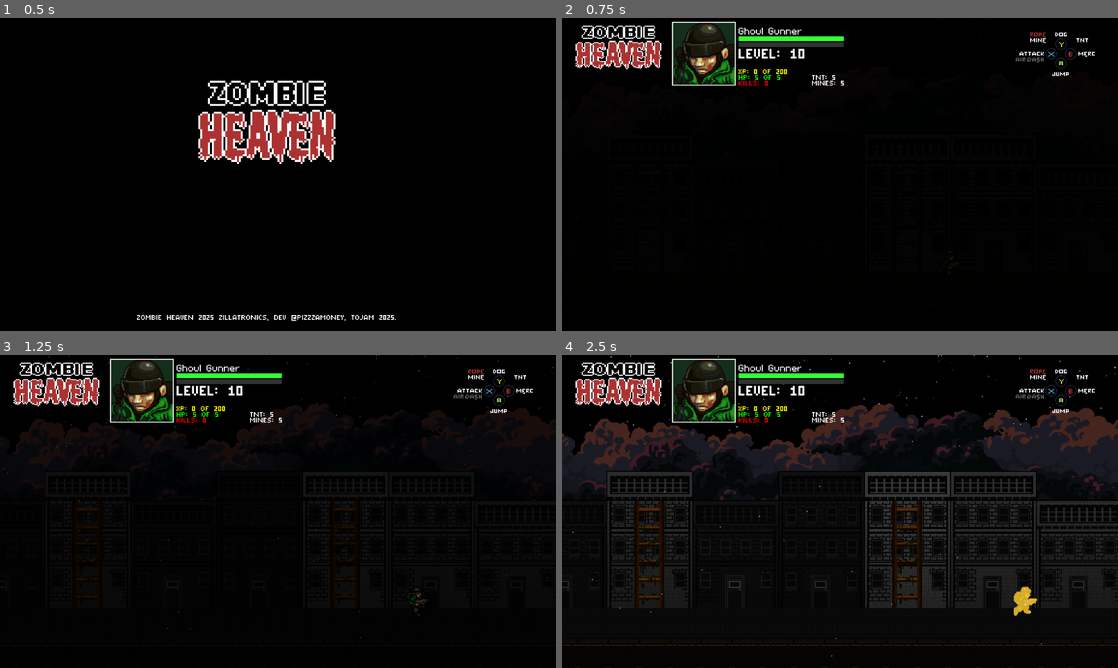
Above: before the commit, frames 1-4 (two rows, left to right).
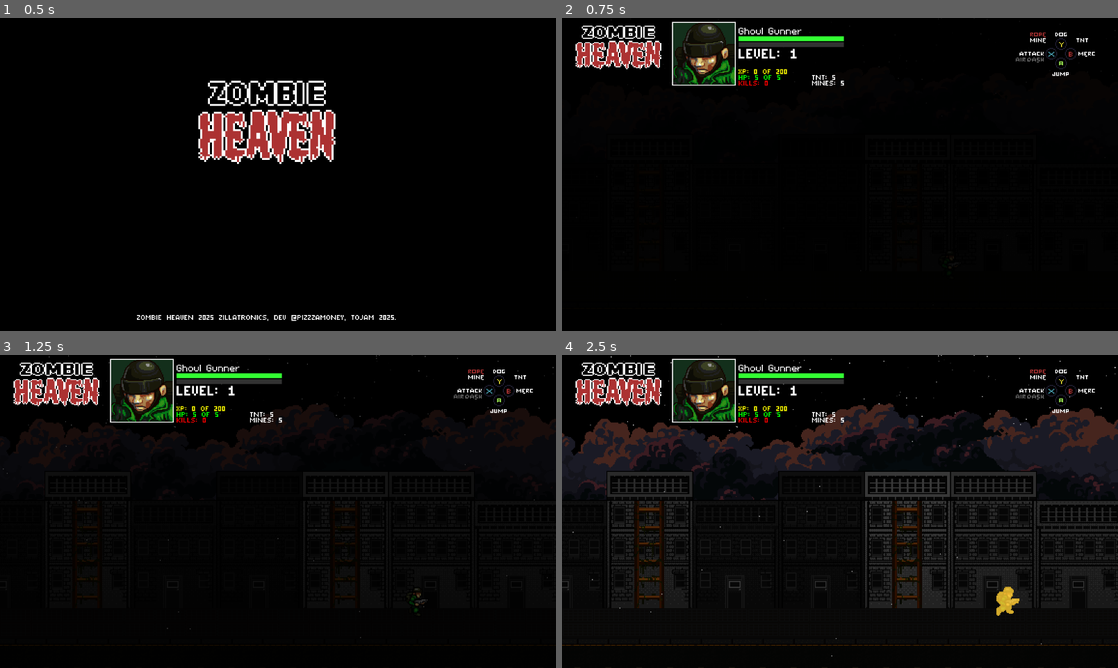
Above: after the commit, the same moments.

Repository: Tekknobot/ZombieSlug
Game: Godot game, scene res://Scenes/Titlescreen.tscn
Same seed, same stepped clock (60 frames per second), same inputs: the game is played once before the commit and once after it.
Inputs:
- Up to frame 1 (0.5 s): no input
- Up to frame 2 (0.75 s): tap Enter (ui_accept) at 0.5 s; hold Right (ui_right) from 0.53 s (still down)
- Up to frame 3 (1.25 s): keep holding Right (ui_right); tap Enter (ui_accept) at 0.77 s
- Up to frame 4 (2.5 s): release Right (ui_right) at 1.28 s; hold Down (ui_down) 1.28-2.03 s; tap Enter (ui_accept) at 1.52 s; hold Right (ui_right) from 2.03 s (still down)

Frame 1 is identical in both runs. In frame 2, less than 0.1% of the frame differs, in the area x 42-44%, y 9-14%; in frame 3, less than 0.1%; in frame 4, 0.5%, in the area x 42-86%, y 9-84%.

Commit message:
Allow latchable pickups with rope.

Diff:
--- a/Scenes/Sprites/BulletPickup.tscn
+++ b/Scenes/Sprites/BulletPickup.tscn
@@ -7,7 +7,7 @@
 [sub_resource type="RectangleShape2D" id="RectangleShape2D_p0eij"]
 size = Vector2(14, 14)
 
-[node name="Node2D" type="Area2D"]
+[node name="Aread2D" type="Area2D" groups=["Pickup"]]
 script = ExtResource("1_e7etn")
 
 [node name="Sprite2D" type="Sprite2D" parent="."]
--- a/Scenes/Sprites/FirestormPickup.tscn
+++ b/Scenes/Sprites/FirestormPickup.tscn
@@ -7,7 +7,7 @@
 [sub_resource type="RectangleShape2D" id="RectangleShape2D_p0eij"]
 size = Vector2(14, 14)
 
-[node name="Node2D" type="Area2D"]
+[node name="Aread2D" type="Area2D" groups=["Pickup"]]
 script = ExtResource("1_hehx5")
 duration = 2.0
 damage = 3
--- a/Scenes/Sprites/FreezePickup.tscn
+++ b/Scenes/Sprites/FreezePickup.tscn
@@ -7,7 +7,7 @@
 [sub_resource type="RectangleShape2D" id="RectangleShape2D_p0eij"]
 size = Vector2(14, 14)
 
-[node name="Node2D" type="Area2D"]
+[node name="Aread2D" type="Area2D" groups=["Pickup"]]
 script = ExtResource("1_vrn3s")
 
 [node name="Sprite2D" type="Sprite2D" parent="."]
--- a/Scenes/Sprites/HealthPickup.tscn
+++ b/Scenes/Sprites/HealthPickup.tscn
@@ -7,7 +7,7 @@
 [sub_resource type="RectangleShape2D" id="RectangleShape2D_p0eij"]
 size = Vector2(14, 14)
 
-[node name="Node2D" type="Area2D"]
+[node name="Aread2D" type="Area2D" groups=["Pickup"]]
 script = ExtResource("1_xvnfo")
 
 [node name="Sprite2D" type="Sprite2D" parent="."]
--- a/Scenes/Sprites/LightningPickup.tscn
+++ b/Scenes/Sprites/LightningPickup.tscn
@@ -7,7 +7,7 @@
 [sub_resource type="RectangleShape2D" id="RectangleShape2D_p0eij"]
 size = Vector2(14, 14)
 
-[node name="Node2D" type="Area2D"]
+[node name="Aread2D" type="Area2D" groups=["Pickup"]]
 script = ExtResource("1_wek61")
 
 [node name="Sprite2D" type="Sprite2D" parent="."]
--- a/Scenes/Sprites/MinePickup.tscn
+++ b/Scenes/Sprites/MinePickup.tscn
@@ -7,7 +7,7 @@
 [sub_resource type="RectangleShape2D" id="RectangleShape2D_p0eij"]
 size = Vector2(14, 14)
 
-[node name="Node2D" type="Area2D"]
+[node name="Aread2D" type="Area2D" groups=["Pickup"]]
 script = ExtResource("1_qght4")
 
 [node name="Sprite2D" type="Sprite2D" parent="."]
--- a/Scenes/Sprites/OrbitalPickup.tscn
+++ b/Scenes/Sprites/OrbitalPickup.tscn
@@ -7,7 +7,7 @@
 [sub_resource type="RectangleShape2D" id="RectangleShape2D_p0eij"]
 size = Vector2(14, 14)
 
-[node name="Node2D" type="Area2D"]
+[node name="Node2D" type="Area2D" groups=["Pickup"]]
 script = ExtResource("1_grptj")
 sfx_stream = ExtResource("3_73w8p")
 
--- a/Scenes/Sprites/SporePickup.tscn
+++ b/Scenes/Sprites/SporePickup.tscn
@@ -7,7 +7,7 @@
 [sub_resource type="RectangleShape2D" id="RectangleShape2D_p0eij"]
 size = Vector2(14, 14)
 
-[node name="Node2D" type="Area2D"]
+[node name="Aread2D" type="Area2D" groups=["Pickup"]]
 script = ExtResource("1_gu7h4")
 
 [node name="Sprite2D" type="Sprite2D" parent="."]
--- a/Scenes/Sprites/StarPickup.tscn
+++ b/Scenes/Sprites/StarPickup.tscn
@@ -7,7 +7,7 @@
 [sub_resource type="RectangleShape2D" id="RectangleShape2D_p0eij"]
 size = Vector2(14, 14)
 
-[node name="Node2D" type="Area2D"]
+[node name="Aread2D" type="Area2D" groups=["Pickup"]]
 script = ExtResource("1_i26b6")
 
 [node name="Sprite2D" type="Sprite2D" parent="."]
--- a/Scenes/Sprites/TNTPickup.tscn
+++ b/Scenes/Sprites/TNTPickup.tscn
@@ -7,7 +7,7 @@
 [sub_resource type="RectangleShape2D" id="RectangleShape2D_p0eij"]
 size = Vector2(14, 14)
 
-[node name="Node2D" type="Area2D"]
+[node name="Aread2D" type="Area2D" groups=["Pickup"]]
 script = ExtResource("1_jao1i")
 
 [node name="Sprite2D" type="Sprite2D" parent="."]
--- a/Scenes/Sprites/TNT_YellowPickup.tscn
+++ b/Scenes/Sprites/TNT_YellowPickup.tscn
@@ -7,14 +7,16 @@
 [sub_resource type="RectangleShape2D" id="RectangleShape2D_p0eij"]
 size = Vector2(14, 14)
 
-[node name="Area2D" type="Area2D"]
+[node name="Node2D" type="Node2D" groups=["Pickup"]]
 script = ExtResource("1_i5bro")
 homing_duration = 20.0
 
 [node name="Sprite2D" type="Sprite2D" parent="."]
 texture = ExtResource("2_gxsvy")
 
-[node name="CollisionShape2D" type="CollisionShape2D" parent="."]
+[node name="Area2D" type="Area2D" parent="."]
+
+[node name="CollisionShape2D" type="CollisionShape2D" parent="Area2D"]
 shape = SubResource("RectangleShape2D_p0eij")
 
 [node name="CollectSfx" type="AudioStreamPlayer2D" parent="."]
--- a/Scenes/Sprites/TimeWarpPickup.tscn
+++ b/Scenes/Sprites/TimeWarpPickup.tscn
@@ -8,7 +8,7 @@
 [sub_resource type="RectangleShape2D" id="RectangleShape2D_p0eij"]
 size = Vector2(14, 14)
 
-[node name="Node2D" type="Area2D"]
+[node name="Aread2D" type="Area2D" groups=["Pickup"]]
 script = ExtResource("1_2txm6")
 duration = 3.0
 slow_factor = 0.5
--- /dev/null
+++ b/Scenes/Sprites/warpzone.tscn
@@ -0,0 +1,31 @@
+[gd_scene load_steps=5 format=3 uid="uid://biwlu3gtn6p3v"]
+
+[sub_resource type="Gradient" id="Gradient_ogmgu"]
+offsets = PackedFloat32Array(0, 0.326409, 0.658754, 1)
+colors = PackedColorArray(0.168627, 0.168627, 0.188235, 1, 0.498039, 0.501961, 0.501961, 1, 0.709804, 0.705882, 0.717647, 1, 1, 1, 1, 0)
+
+[sub_resource type="GradientTexture1D" id="GradientTexture1D_oa1as"]
+gradient = SubResource("Gradient_ogmgu")
+
+[sub_resource type="ParticleProcessMaterial" id="ParticleProcessMaterial_3gwti"]
+lifetime_randomness = 0.3
+particle_flag_disable_z = true
+emission_shape = 3
+emission_box_extents = Vector3(2, 2, 1)
+gravity = Vector3(0, 0, 0)
+radial_accel_min = -61.7
+radial_accel_max = 97.88
+color_ramp = SubResource("GradientTexture1D_oa1as")
+
+[sub_resource type="CircleShape2D" id="CircleShape2D_uaofg"]
+radius = 3.16228
+
+[node name="Warpzone" type="Area2D"]
+
+[node name="GPUParticles2D" type="GPUParticles2D" parent="."]
+emitting = false
+amount = 200
+process_material = SubResource("ParticleProcessMaterial_3gwti")
+
+[node name="CollisionShape2D" type="CollisionShape2D" parent="."]
+shape = SubResource("CircleShape2D_uaofg")
--- /dev/null
+++ b/Scripts/flameball.gd
@@ -0,0 +1,32 @@
+# FlameBall.gd
+extends Area2D
+
+@export var speed: float    = 300.0
+@export var damage: float   = 5.0
+@export var lifetime: float = 0.8
+
+var dir: Vector2 = Vector2.RIGHT
+var life: float
+
+func _ready() -> void:
+	life = lifetime
+	connect("body_entered", Callable(self, "_on_body_entered"))
+	$GPUParticles2D.emitting = true  # play the burst
+
+func _physics_process(delta: float) -> void:
+	# move
+	position += dir * speed * delta
+
+	# lifetime check
+	life -= delta
+	if life <= 0.0:
+		queue_free()
+
+func _on_body_entered(body: Node) -> void:
+	# ignore the player entirely
+	if body.is_in_group("Player"):
+		return
+
+	if body.has_method("take_damage"):
+		body.take_damage(damage)
+	queue_free()
--- a/Scripts/grapple_hook.gd
+++ b/Scripts/grapple_hook.gd
@@ -1,4 +1,3 @@
-# GrappleHook.gd
 extends Node2D
 
 # — Only one hook instance may exist at a time —
@@ -31,22 +30,24 @@
 @onready var end_detector  = $EndDetector as Area2D
 
 func _ready():
-	# singleton guard: if another hook exists, kill this one
+	# Singleton guard: ensure only one hook
 	if active_hook:
 		queue_free()
 		return
 	active_hook = self
 
-	segment_length  = rope_length / float(point_count - 1)
-	current_length  = rope_length
-
-	points    = PackedVector2Array()
-	old_points= PackedVector2Array()
+	segment_length = rope_length / float(point_count - 1)
+	current_length = rope_length
+
+	points = PackedVector2Array()
+	old_points = PackedVector2Array()
 	for i in range(point_count):
 		points.append(muzzle.global_position)
 		old_points.append(muzzle.global_position)
 
+	# Connect detection signals for bodies (zombies) and areas (pickups)
 	end_detector.connect("body_entered", Callable(self, "_on_end_body_entered"))
+	end_detector.connect("area_entered", Callable(self, "_on_end_area_entered"))
 	set_physics_process(true)
 
 func _exit_tree():
@@ -54,81 +55,86 @@
 		active_hook = null
 
 func fire():
-	dangling        = true
-	hook_target     = null
-	rope_active     = true
-	current_length  = rope_length
+	dangling = true
+	hook_target = null
+	rope_active = true
+	current_length = rope_length
 
 func latch(_hook_pos: Vector2, _target: Node2D) -> void:
-	dangling        = false
-	hook_target     = _target
-	hook_pos        = _hook_pos + latch_offset
-
-	# disable target’s own physics & AI
+	dangling = false
+	hook_target = _target
+	hook_pos = _hook_pos + latch_offset
+
+	# Disable target’s physics & processing
 	_target_was_processing = hook_target.is_physics_processing()
 	hook_target.set_physics_process(false)
 	hook_target.set_process(false)
 
-	# prevent collisions between player & hooked zombie
+	# Prevent collisions between player & hooked object
 	player.add_collision_exception_with(hook_target)
-	hook_target.add_collision_exception_with(player)
+	#hook_target.add_collision_exception_with(player)
 
 func _on_end_body_entered(body: Node) -> void:
+	# Latch only to zombies
 	if dangling and body.is_in_group("Zombie"):
 		var last_pt = points[points.size() - 1]
 		latch(last_pt, body as Node2D)
 
+func _on_end_area_entered(area_obj: Area2D) -> void:
+	# Latch only to pickups
+	if dangling and area_obj.is_in_group("Pickup"):
+		var last_pt = points[points.size() - 1]
+		latch(last_pt, area_obj as Node2D)
+
 func _physics_process(delta):
-	# — bail out if rope isn’t active or muzzle/player has been freed —
 	if not rope_active:
 		return
 	if not is_instance_valid(muzzle) or not is_instance_valid(player):
-		# clean up so we don’t keep crashing
 		rope_active = false
 		queue_free()
 		return
 
-	# 0) allow “mine” to finish off a hooked zombie
+	# Allow “mine” to finish off a hooked target
 	if hook_target and Input.is_action_just_pressed("mine"):
 		if hook_target.has_method("take_damage"):
 			hook_target.take_damage(player.mine_damage)
 		_release_target()
 		return
 
-	# 1) Verlet integration
+	# Verlet integration for rope points
 	for i in range(points.size()):
-		var p  = points[i]
+		var p = points[i]
 		var op = old_points[i]
 		var vel = p - op
 		old_points[i] = p
 		points[i] += vel + gravity * delta * delta
 
-	# 2) pin start
+	# Pin start to muzzle
 	points[0] = muzzle.global_position
 
-	# 3) pin end
+	# Pin end to hook position or target
 	var last_idx = points.size() - 1
 	if hook_target and is_instance_valid(hook_target):
 		points[last_idx] = hook_target.global_position + latch_offset
 	elif not dangling:
 		points[last_idx] = hook_pos
 
-	# 4) satisfy constraints
+	# Satisfy segment constraints
 	for pass_idx in range(stiffness_iterations):
 		for i in range(points.size() - 1):
 			var a = points[i]
 			var b = points[i + 1]
 			var diff = b - a
 			var dist = diff.length()
-			var err  = dist - segment_length
-			var n    = diff / dist
+			var err = dist - segment_length
+			var n = diff / dist
 			if i == 0:
 				points[i + 1] -= n * err
 			else:
-				points[i]     += n * err * 0.5
+				points[i] += n * err * 0.5
 				points[i + 1] -= n * err * 0.5
 
-	# move end_detector & snap target to end
+	# Update end detector and target position
 	var last_pt = points[last_idx]
 	end_detector.global_position = last_pt
 	if hook_target:
@@ -136,7 +142,7 @@
 
 	queue_redraw()
 
-	# auto-release at roof level
+	# Auto-release at or above roof level
 	if hook_target and last_pt.y <= player.global_position.y:
 		_release_target()
 
@@ -152,44 +158,43 @@
 	if not hook_target:
 		return
 
-	var target     = hook_target
-	var start_pos  = target.global_position
-	var roof_pos   = Vector2(start_pos.x, player.global_position.y - 1)
-	var duration   = 1.0   # seconds to reel up
-	var elapsed    = 0.0
-
-	# smoothly move zombie up while drawing rope
+	var target = hook_target
+	var start_pos = target.global_position
+	var roof_pos = Vector2(start_pos.x, player.global_position.y - 1)
+	var duration = 1.0
+	var elapsed = 0.0
+
+	# Reel the target up smoothly
 	while elapsed < duration and is_instance_valid(target):
 		var dt = get_physics_process_delta_time()
 		elapsed += dt
 		var t = clamp(elapsed / duration, 0.0, 1.0)
 		target.global_position = start_pos.lerp(roof_pos, t)
-
-		var last_idx = points.size() - 1
-		points[last_idx] = target.global_position + latch_offset
-		end_detector.global_position = points[last_idx]
+		target.global_position.y -= 4
+
+		# Update rope end
+		var last_idx2 = points.size() - 1
+		points[last_idx2] = target.global_position + latch_offset
+		end_detector.global_position = points[last_idx2]
 		queue_redraw()
 
 		await get_tree().physics_frame
 
-	# final snap & restore
+	# Restore target and cleanup
 	if is_instance_valid(target):
 		target.global_position = roof_pos
 		target.set_physics_process(_target_was_processing)
 		target.set_process(true)
 		player.remove_collision_exception_with(target)
-		target.remove_collision_exception_with(player)
-
-	# hide & reset rope
-	rope_active    = false
-	dangling       = true
+		#target.remove_collision_exception_with(player)
+
+	rope_active = false
+	dangling = true
 	current_length = rope_length
 	for i in range(points.size()):
-		points[i]     = muzzle.global_position
+		points[i] = muzzle.global_position
 		old_points[i] = muzzle.global_position
 
 	hook_target = null
 	queue_redraw()
-
-	# now that everything’s done, free this hook
 	queue_free()
--- a/Scripts/soldier.gd
+++ b/Scripts/soldier.gd
@@ -135,7 +135,7 @@
 	Playerstats.health     = max_health
 	Playerstats.xp         = 0
 	Playerstats.kills      = 0
-	Playerstats.level      = 10
+	Playerstats.level      = 1
 
 	health = max_health
 	print("Soldier health set to", health)
--- a/Scripts/tnt_yellow_pickup.gd
+++ b/Scripts/tnt_yellow_pickup.gd
@@ -1,4 +1,4 @@
-extends Area2D
+extends Node2D
 
 @export var amount:      int   = 3     # how many grenades this gives
 @export var wiggle_angle: float = 10.0  # max degrees to each side
@@ -13,7 +13,6 @@
 var _time: float = 0.0
 
 func _ready() -> void:
-	monitoring = true
 	connect("body_entered", Callable(self, "_on_body_entered"))
 	set_process(true)
 
--- a/project.godot
+++ b/project.godot
@@ -77,6 +77,11 @@
 "events": [Object(InputEventJoypadButton,"resource_local_to_scene":false,"resource_name":"","device":1,"button_index":2,"pressure":0.0,"pressed":true,"script":null)
 ]
 }
+flame={
+"deadzone": 0.5,
+"events": [Object(InputEventJoypadMotion,"resource_local_to_scene":false,"resource_name":"","device":0,"axis":5,"axis_value":1.0,"script":null)
+]
+}
 
 [rendering]
 
